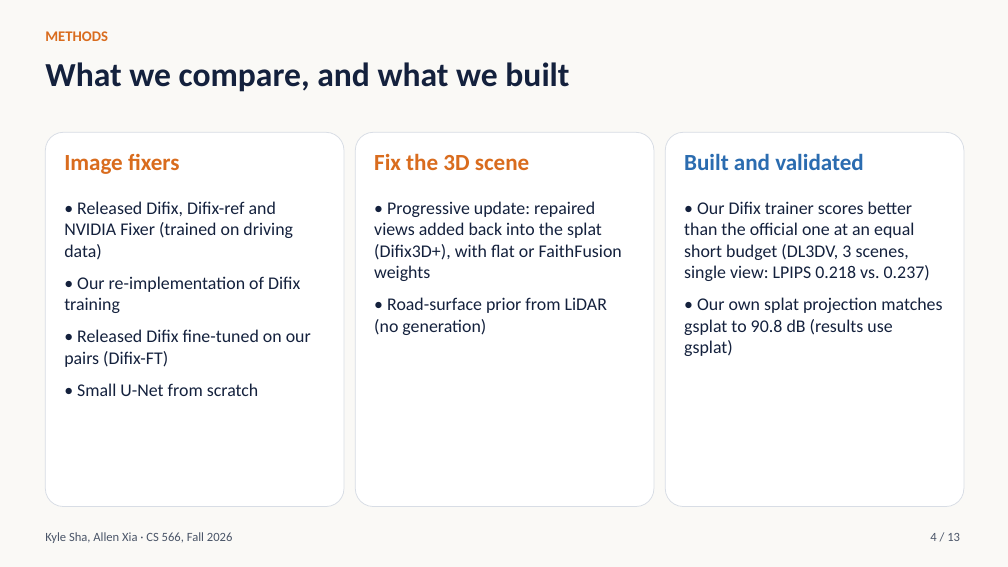
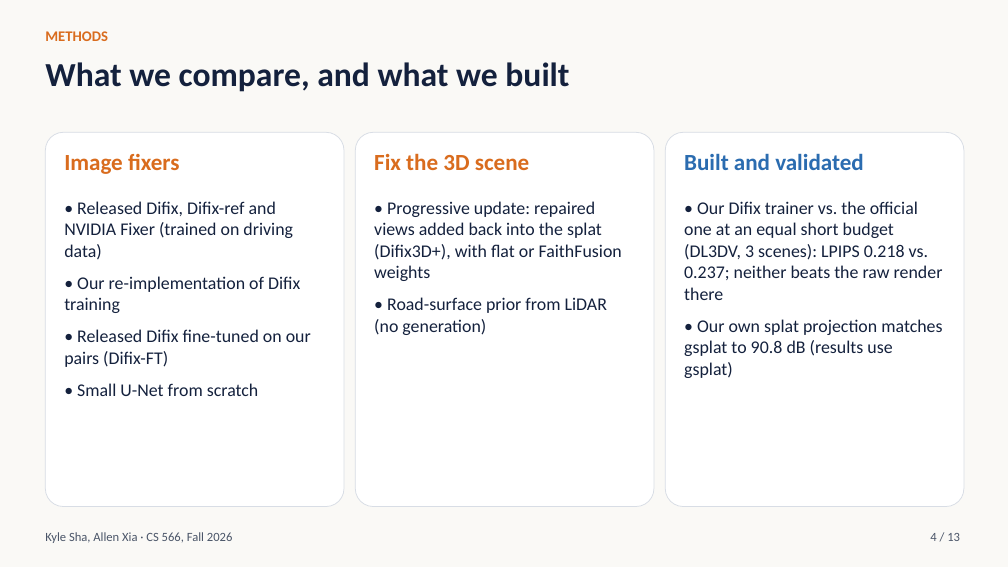
Before and after one commit to ksha23/cs566-drive-sim, a slide deck: slide 4 of docs/cs566_drive_sim_talk.pptx. Drawn at 1008x567 pixels with LibreOffice and Linux fonts; fonts in the diff are those of the drawing. Boxes give left, top, right and bottom in pixels: in the first picture for what was removed or moved away, otherwise in the second. Text is boxed around its words. In the diff, an @@ line names an element or a change of style, - is before the commit and + after.

```diff
--- a/docs/cs566_drive_sim_talk.pptx
+++ b/docs/cs566_drive_sim_talk.pptx
@@ text at bbox=[684, 201, 943, 300]: text changed @@
-• Our Difix trainer scores better than the official one at an equal short budget (DL3DV, 3 scenes, single view: LPIPS 0.218 vs. 0.237)
+• Our Difix trainer vs. the official one at an equal short budget (DL3DV, 3 scenes): LPIPS 0.218 vs. 0.237; neither beats the raw render there
```
Also in this commit, not shown: 6 other slides changed, 8 other files.
